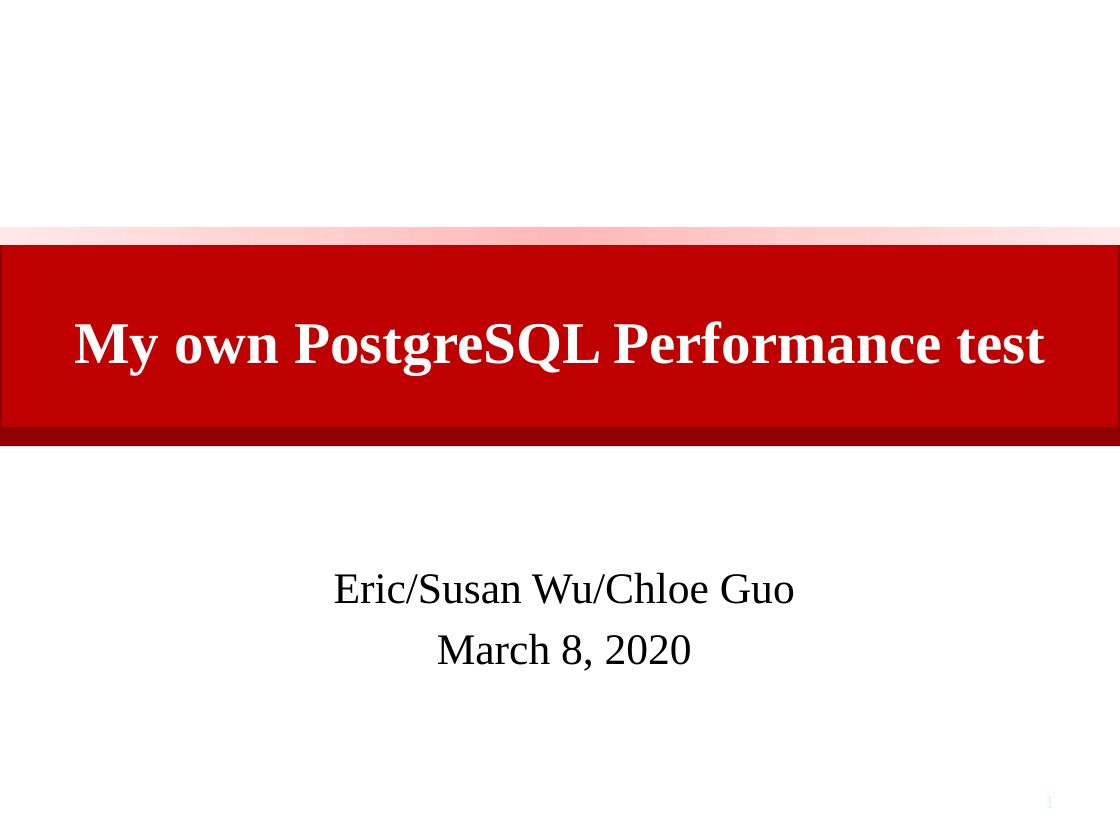
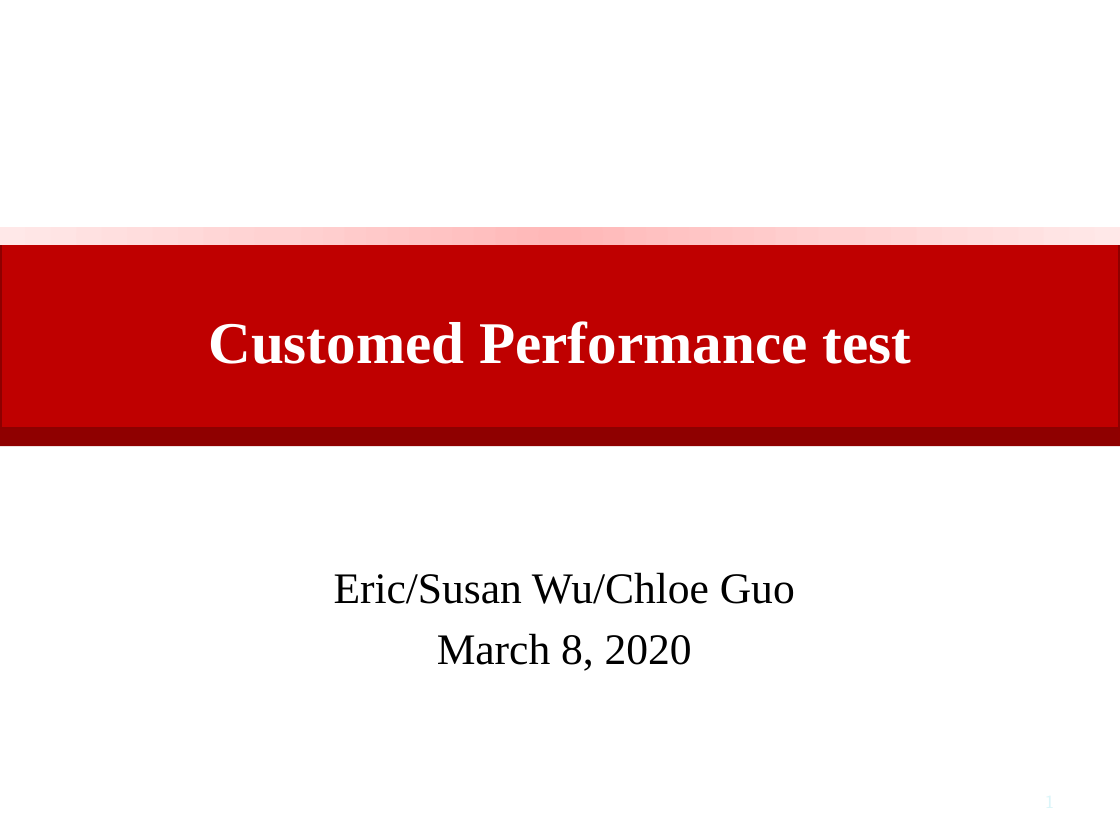
Before and after one commit to JonStark3123/django-postgres-stack, a slide deck: slide 1 of presentation.pptx. Drawn at 1120x840 pixels with LibreOffice and Linux fonts; fonts in the diff are those of the drawing. Boxes give left, top, right and bottom in pixels: in the first picture for what was removed or moved away, otherwise in the second. Text is boxed around its words. In the diff, an @@ line names an element or a change of style, - is before the commit and + after.

Commit message:
PPT

```diff
--- a/presentation.pptx
+++ b/presentation.pptx
@@ title at (208, 321, 911, 364): text changed @@
-My own PostgreSQL Performance test
+Customed Performance test
```
Also in this commit, not shown: 4 other slides changed, 7 slides added, 1 other file.
